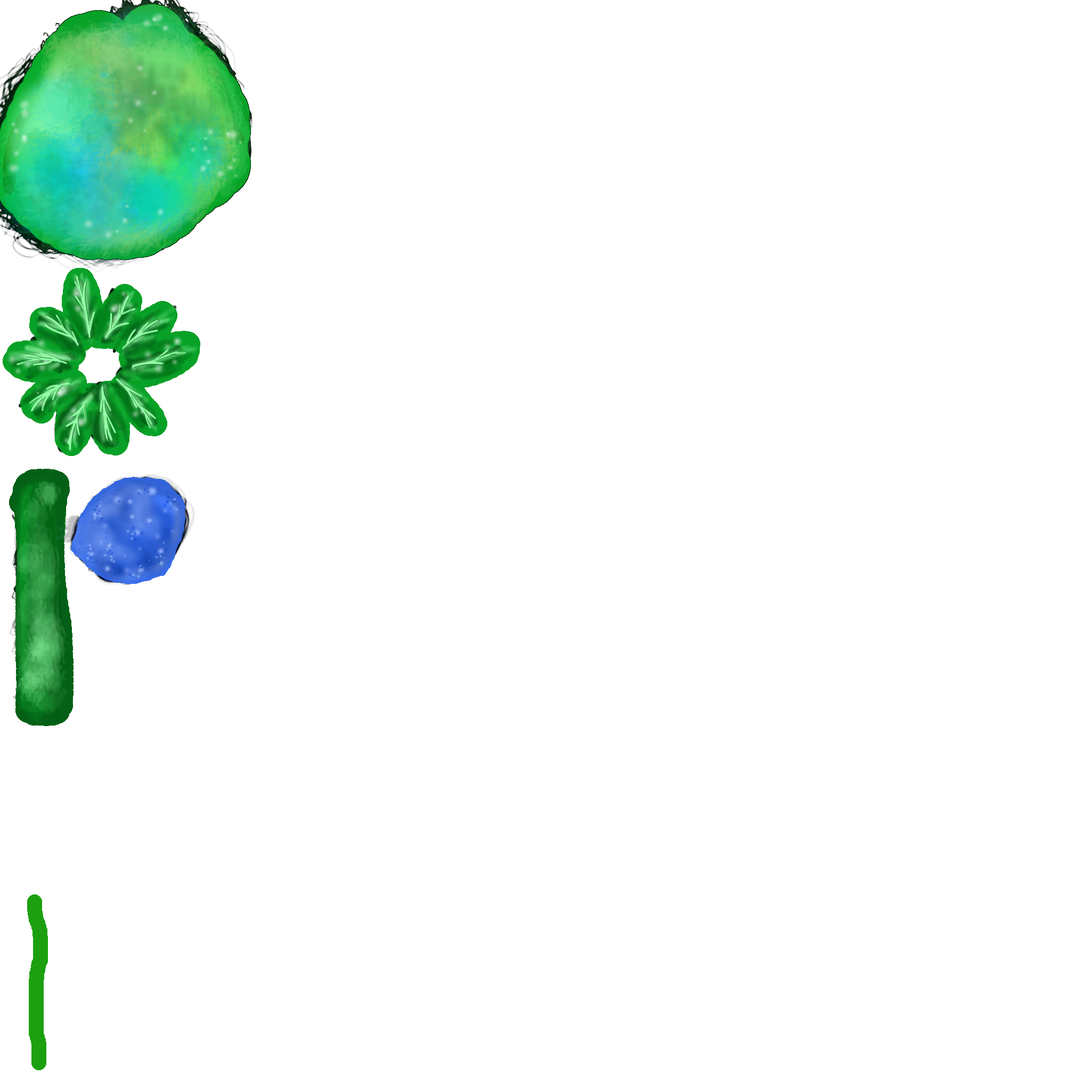
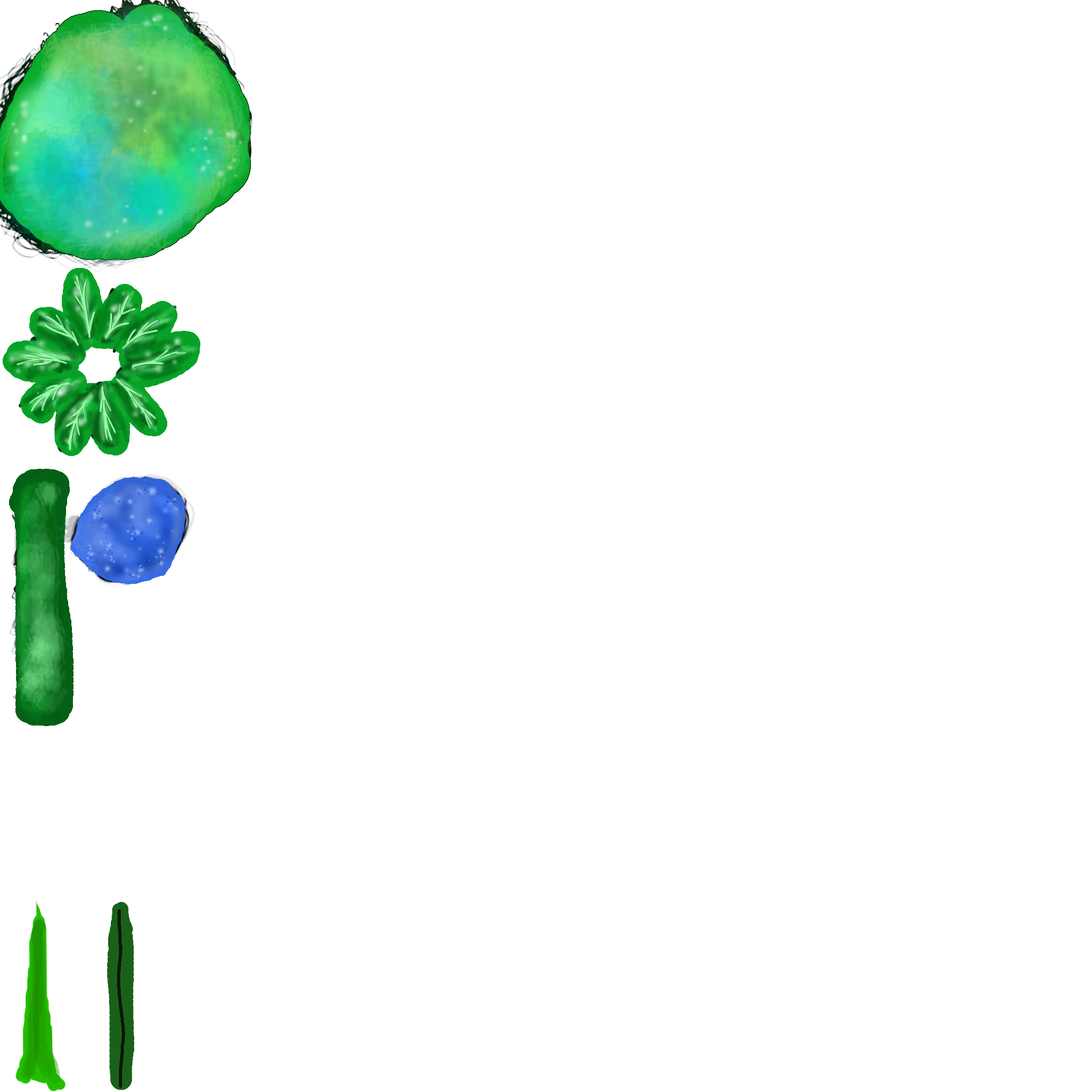
Layered file, before and after one edit (1091x1091). Changes by layer:
renamed "Vrstva 1" to "Vrstva 2", painted on it over [15, 894, 135, 1091]
